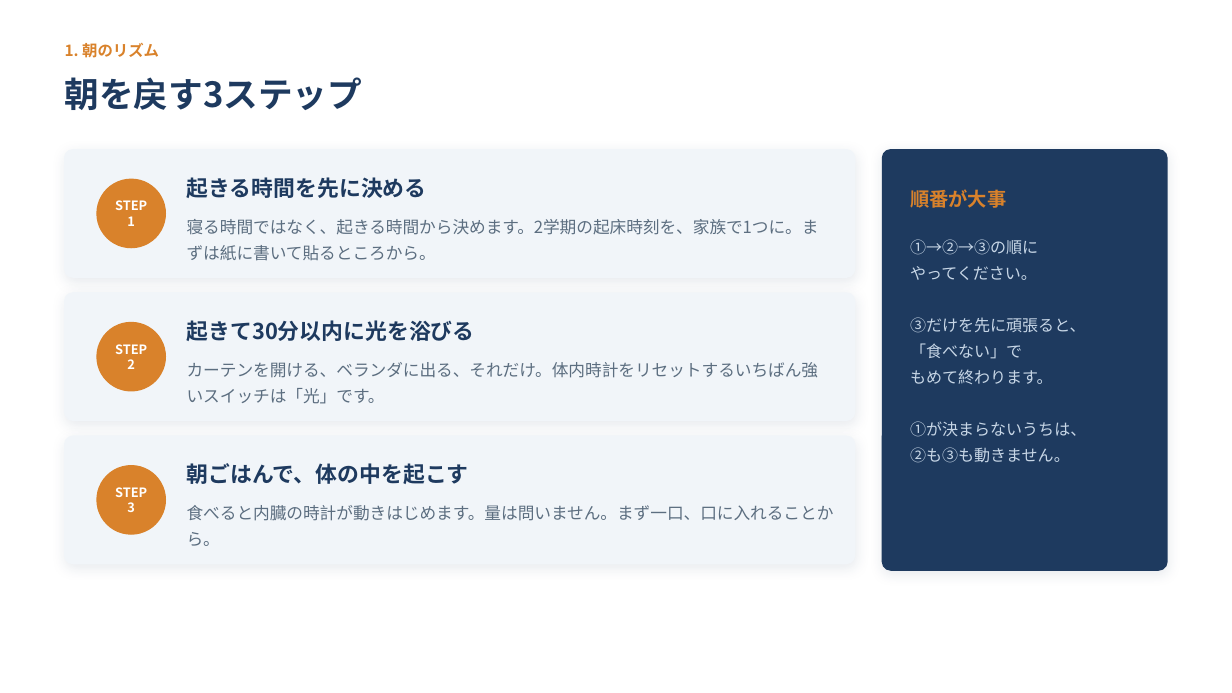
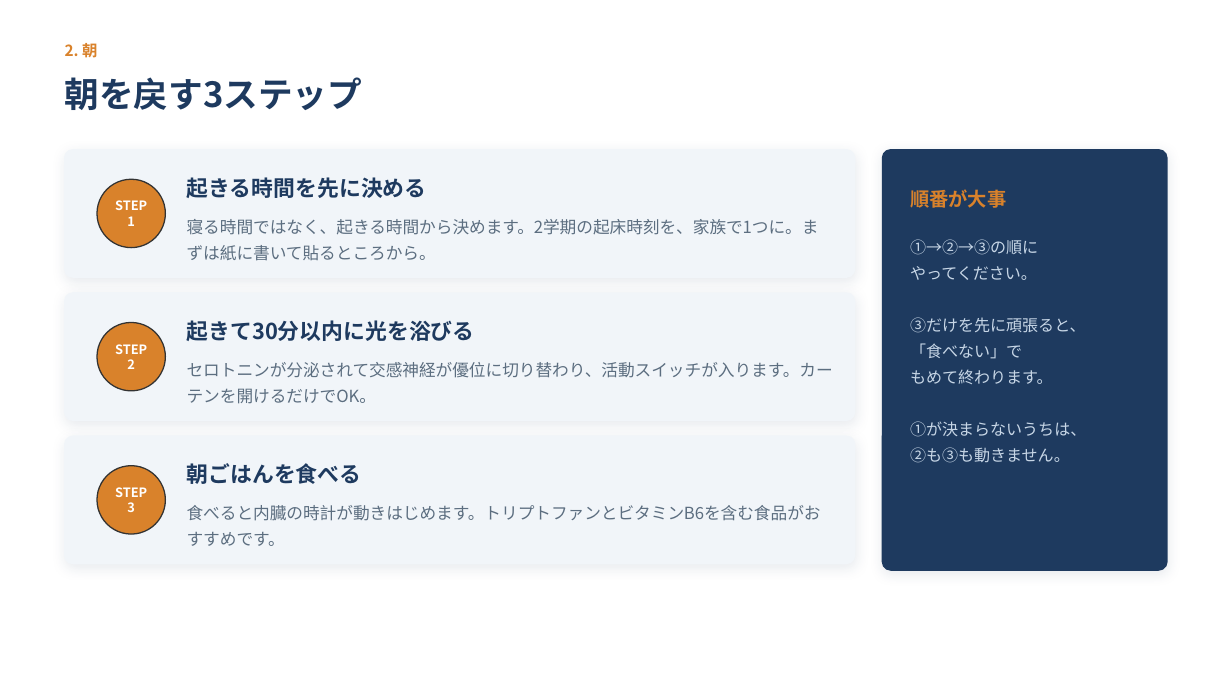
Before and after one commit to xxhmannasuimhxx/-, a slide deck: slide 12 of 夏休みの終わり_第2回_食と生活リズムの整え方.pptx (slide 9 before the commit). Drawn at 1232x693 pixels with LibreOffice and Linux fonts; fonts in the diff are those of the drawing. Boxes give left, top, right and bottom in pixels: in the first picture for what was removed or moved away, otherwise in the second. Text is boxed around its words. In the diff, an @@ line names an element or a change of style, - is before the commit and + after.

```diff
--- a/夏休みの終わり_第2回_食と生活リズムの整え方.pptx
+++ b/夏休みの終わり_第2回_食と生活リズムの整え方.pptx
@@ text at (x1=65, y1=40, x2=97, y2=60): text changed @@
-1. 朝のリズム
+2. 朝
@@ text at (x1=187, y1=362, x2=833, y2=404): text changed @@
-カーテンを開ける、ベランダに出る、それだけ。体内時計をリセットするいちばん強いスイッチは「光」です。
+セロトニンが分泌されて交感神経が優位に切り替わり、活動スイッチが入ります。カーテンを開けるだけでOK。
@@ outline #D9822B 1 pt to #333333 1 pt in 3 elements at (x1=97, y1=179, x2=165, y2=248), (x1=97, y1=323, x2=165, y2=391), (x1=97, y1=466, x2=165, y2=534) @@
@@ text at (x1=187, y1=463, x2=362, y2=484): text changed @@
-朝ごはんで、体の中を起こす
+朝ごはんを食べる
@@ text at (x1=187, y1=505, x2=821, y2=546): text changed @@
-食べると内臓の時計が動きはじめます。量は問いません。まず一口、口に入れることから。
+食べると内臓の時計が動きはじめます。トリプトファンとビタミンB6を含む食品がおすすめです。
```
Also in this commit, not shown: 18 other slides changed, 20 slides added, 9 slides removed, 1 other file.
